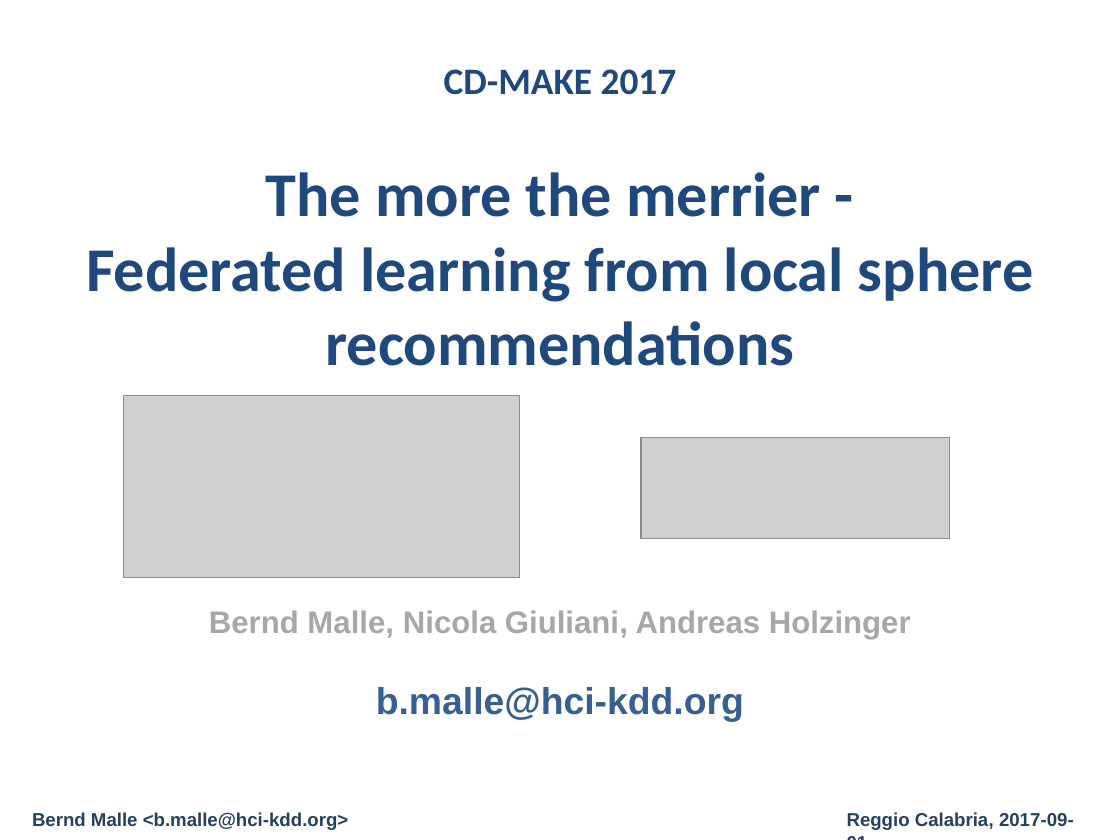
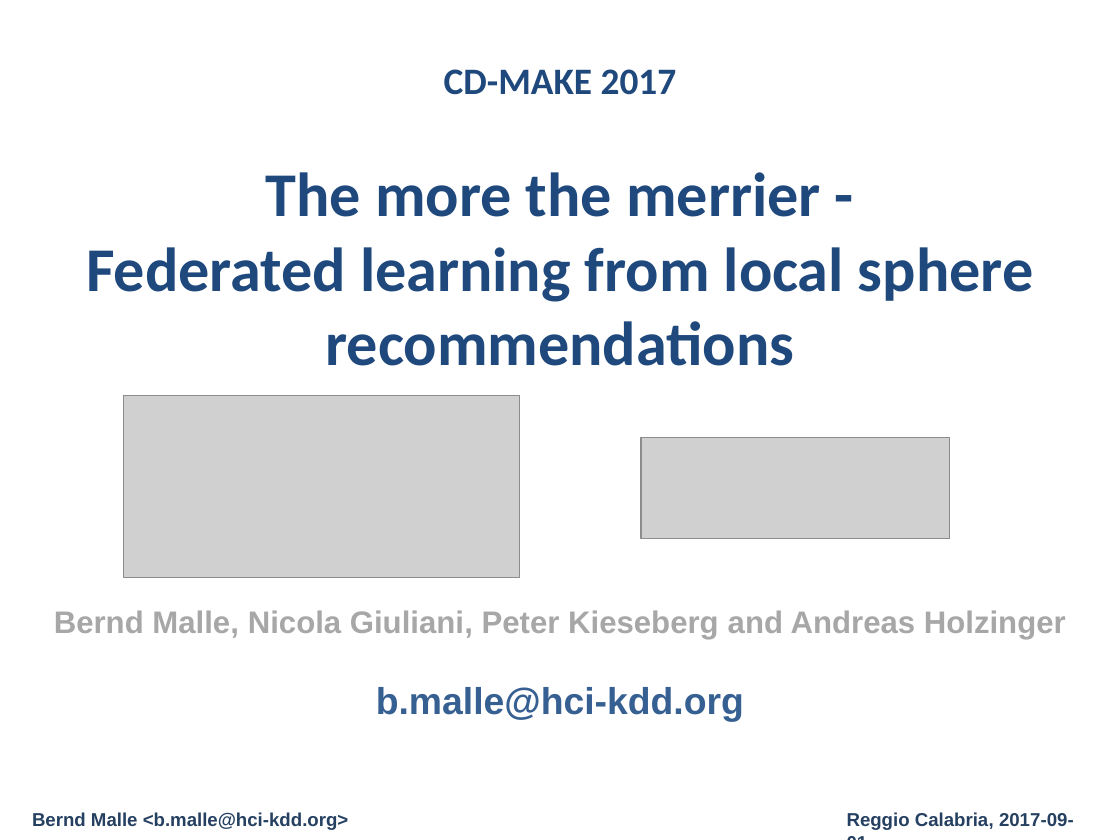
Before and after one commit to cassinius/phd-presentations, a slide deck: slide 1 of 2017/CD-MAKE_2017/Fed/Federated_Learning_Local_Sphere.pptx. Drawn at 1120x840 pixels with LibreOffice and Linux fonts; fonts in the diff are those of the drawing; grey boxes stand for pictures; background and template pictures are left out. Boxes give left, top, right and bottom in pixels: in the first picture for what was removed or moved away, otherwise in the second. Text is boxed around its words. In the diff, an @@ line names an element or a change of style, - is before the commit and + after.

```diff
--- a/2017/CD-MAKE_2017/Fed/Federated_Learning_Local_Sphere.pptx
+++ b/2017/CD-MAKE_2017/Fed/Federated_Learning_Local_Sphere.pptx
@@ text at [54,610,1066,639]: text changed @@
-Bernd Malle, Nicola Giuliani, Andreas Holzinger
+Bernd Malle, Nicola Giuliani, Peter Kieseberg and Andreas Holzinger
```
Also in this commit, not shown: 1 other slide changed, 1 other file.
